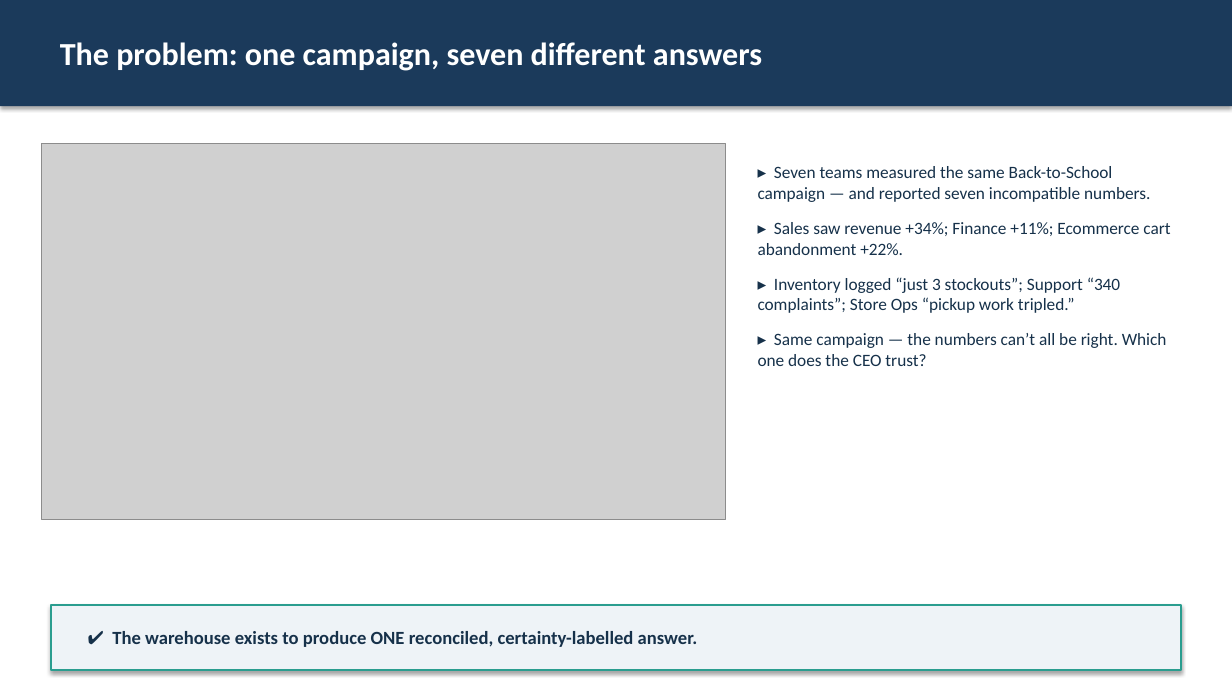
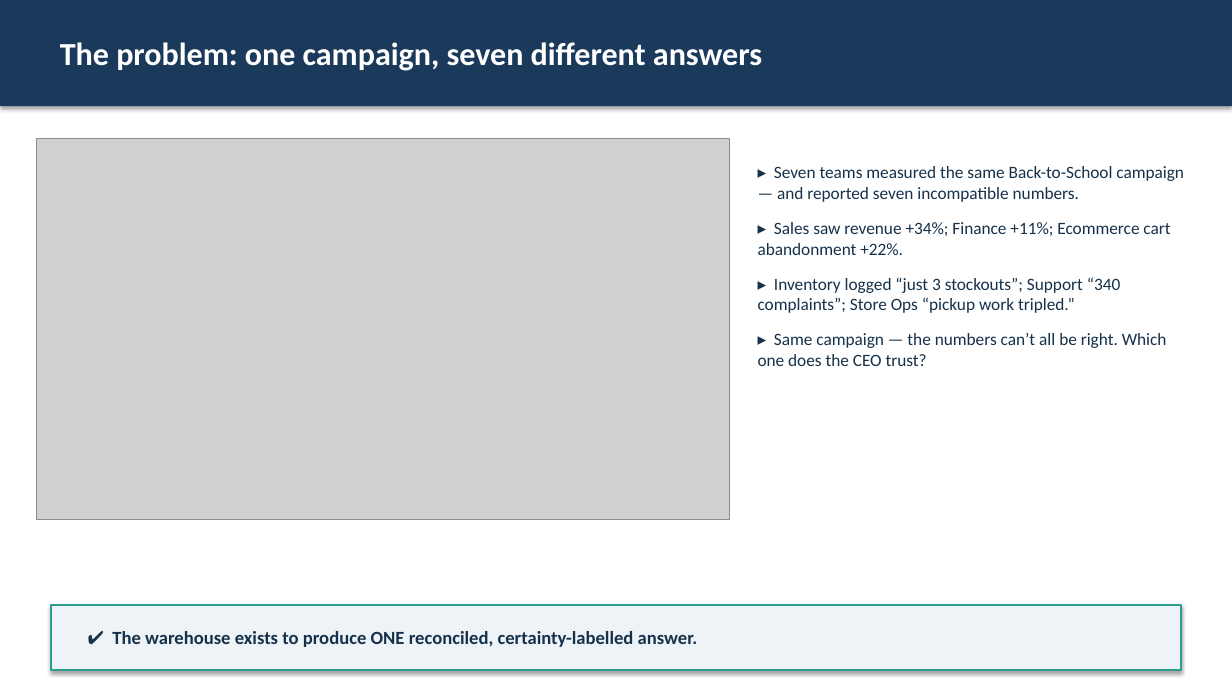
Before and after one commit to ARIF-rb/nexamart-m2, a slide deck: slide 2 of presentation/nexamart_m2_presentation.pptx. Drawn at 1232x693 pixels with LibreOffice and Linux fonts; fonts in the diff are those of the drawing; grey boxes stand for pictures. Boxes give left, top, right and bottom in pixels: in the first picture for what was removed or moved away, otherwise in the second. Text is boxed around its words. In the diff, an @@ line names an element or a change of style, - is before the commit and + after.

```diff
--- a/presentation/nexamart_m2_presentation.pptx
+++ b/presentation/nexamart_m2_presentation.pptx
@@ picture: place and size @@
-picture at (42, 143, 726, 519)
+picture at (37, 139, 730, 519)
@@ text "▸ Seven teams measured the ..." rewrapped from (758, 166, 1170, 366) to (758, 166, 1184, 366) @@
```
Also in this commit, not shown: 8 other slides changed.
